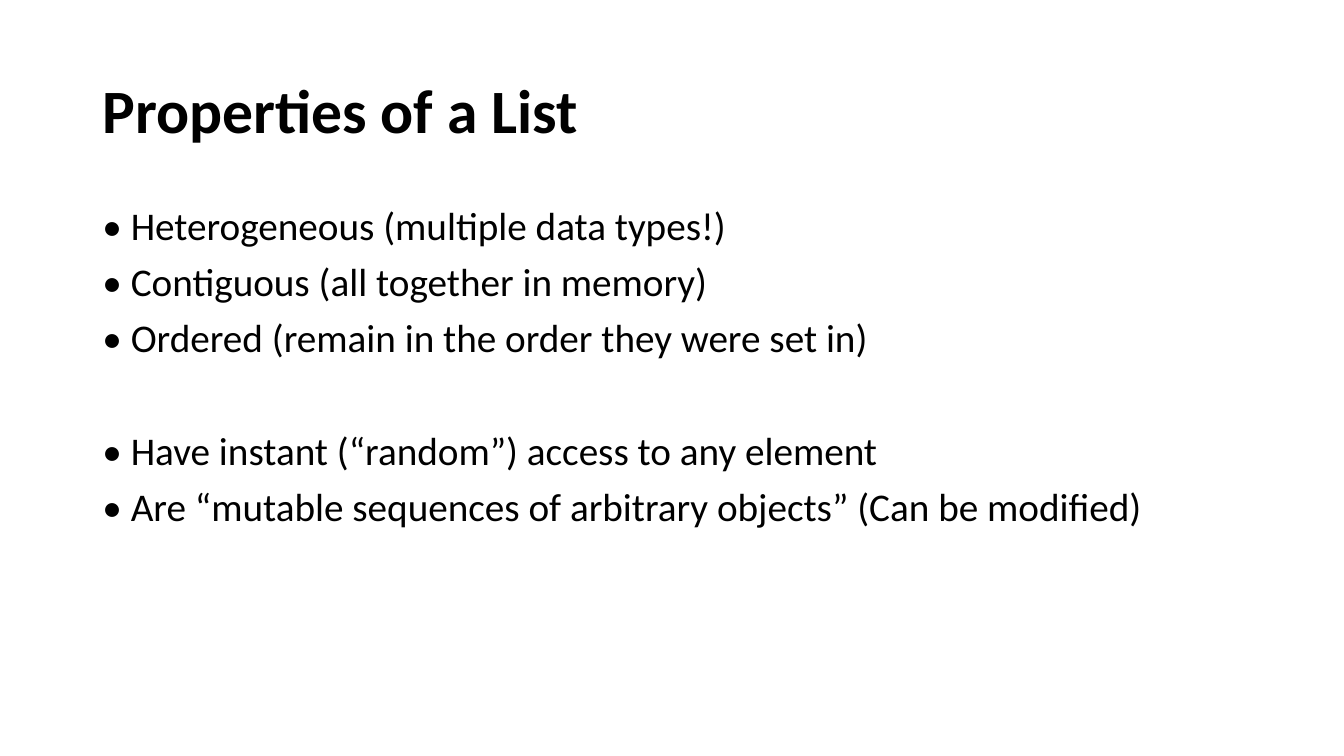
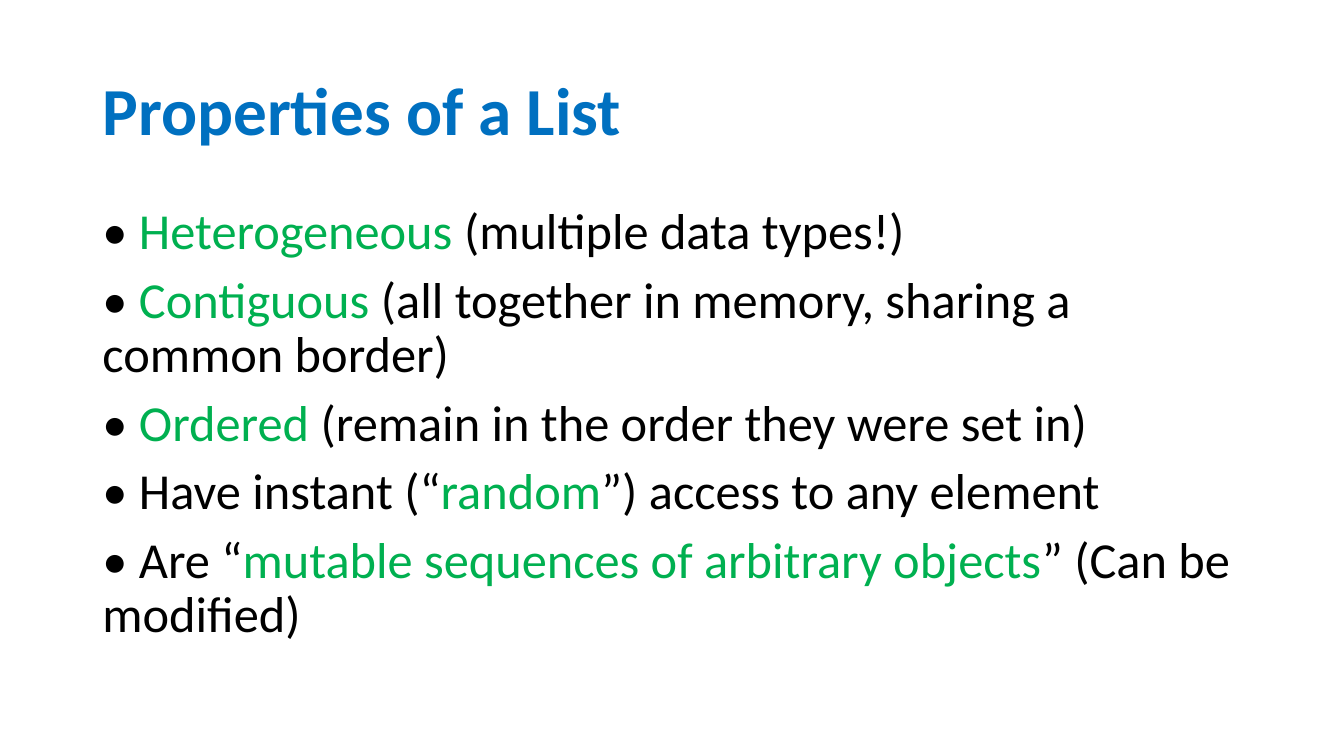
Before and after one commit to HKohin/Python-for-Upward-Bound-Program, a slide deck: slide 7 of PYTHON_8_Lists Part 1.pptx. Drawn at 1344x756 pixels with LibreOffice and Linux fonts; fonts in the diff are those of the drawing. Boxes give left, top, right and bottom in pixels: in the first picture for what was removed or moved away, otherwise in the second. Text is boxed around its words. In the diff, an @@ line names an element or a change of style, - is before the commit and + after.

```diff
--- a/PYTHON_8_Lists Part 1.pptx
+++ b/PYTHON_8_Lists Part 1.pptx
@@ title "Properties of a List" at (102, 87, 621, 146): size 44 to 48 pt, text colour #000000 to #0070C0 @@
@@ text at (102, 212, 1230, 639): size 28 to 36 pt in "• Heterogeneous (multiple data types!)", "• Ordered (remain in the order they ...", "• Have instant (“random”) access to any ...", "• Are “mutable sequences of arbitrary objects” ..."; text colour #000000 to #00B050 in "Heterogeneous", "Ordered", "(“random”)", "“mutable sequences of arbitrary objects”" @@
@@ text at (102, 281, 1070, 379): text changed; size 28 to 36 pt @@
-• Contiguous (all together in memory)
+• Contiguous (all together in memory, sharing a common border)
```
Also in this commit, not shown: 8 other slides changed.
